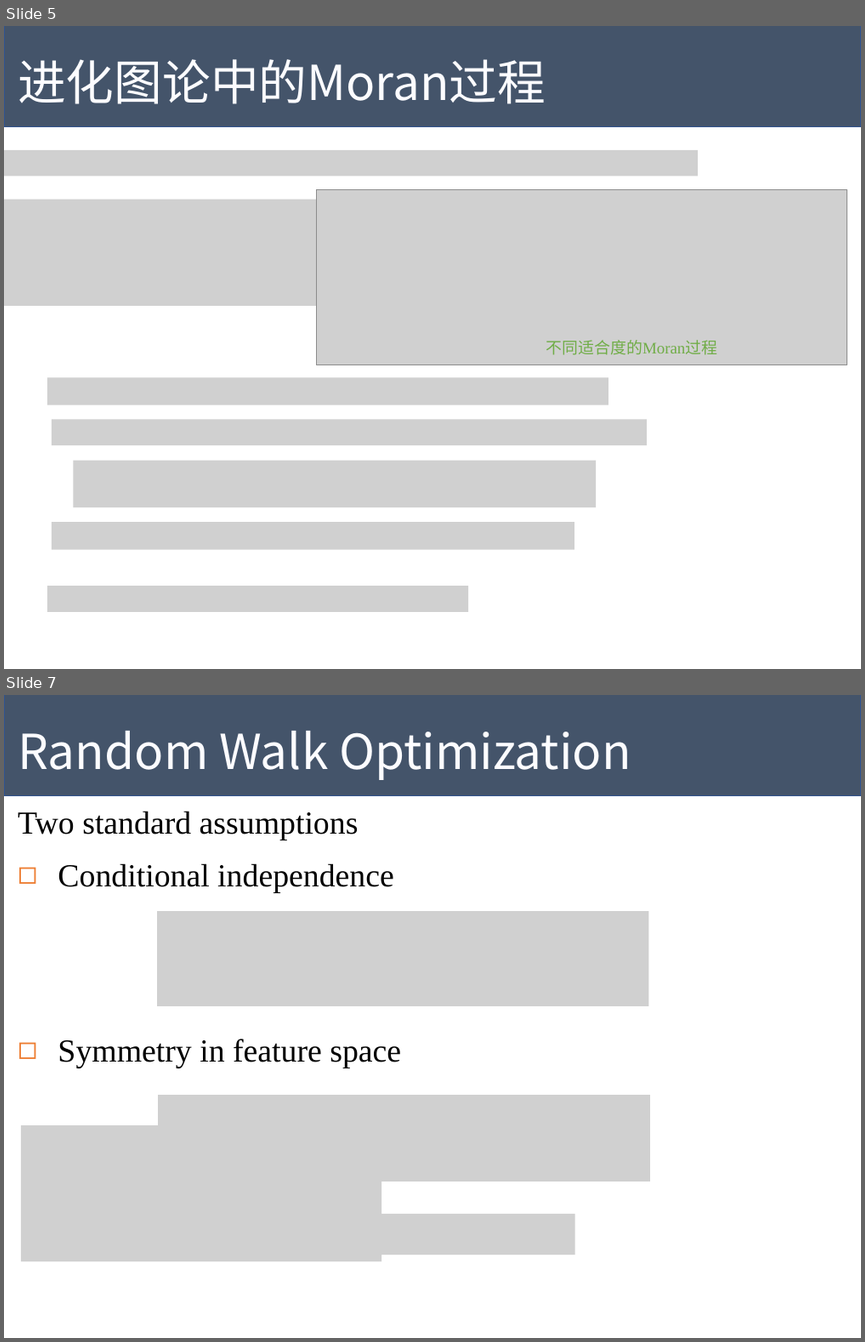
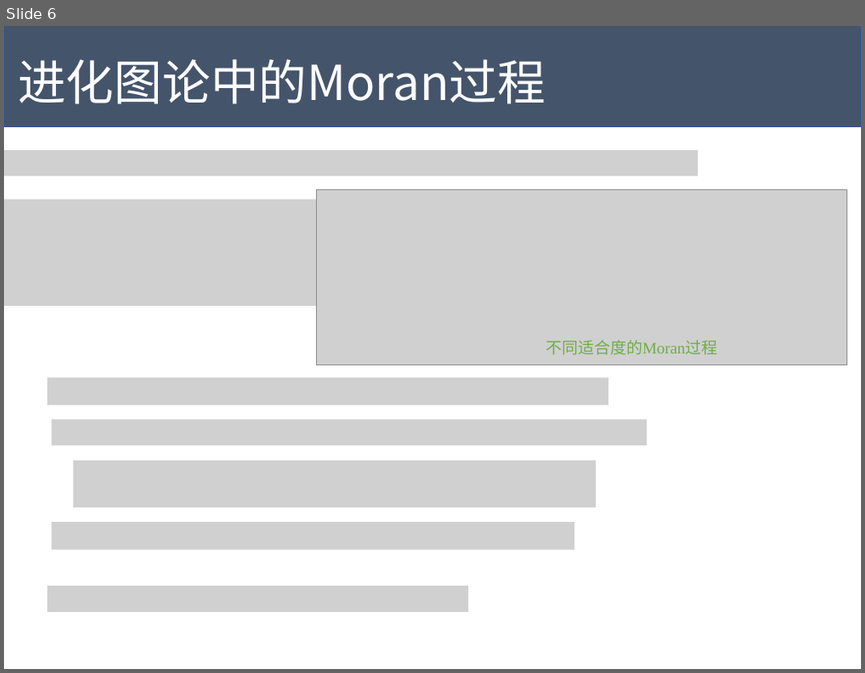
Before and after one commit to Tigerrr07/GNN-tiger, a slide deck: dynamics/pre.pptx. Shown one above the other, each under a label of ours: slides 5 and 7 before the commit, slide 6 after it; the slides between them are not shown. The pictures are 865x1342 and 865x673 pixels, drawn with LibreOffice and Linux fonts; fonts in the diff are those of the drawing; grey boxes stand for pictures. Boxes give left, top, right and bottom in pixels: in the first picture for what was removed or moved away, otherwise in the second. Text is boxed around its words. In the diff, an @@ line names an element or a change of style, - is before the commit and + after.

```diff
--- a/dynamics/pre.pptx
+++ b/dynamics/pre.pptx
@@ slide 7 removed at box(4, 695, 861, 1338), background #FFFFFF @@
@@ rectangle removed at box(4, 695, 861, 796) @@
@@ text removed at box(18, 731, 631, 780) @@
-Random Walk Optimization
@@ text removed at box(18, 811, 358, 840) @@
-Two standard assumptions
@@ text removed at box(58, 863, 394, 893) @@
-◻ Conditional independence
@@ picture removed at box(157, 911, 648, 1006) @@
@@ text removed at box(58, 1038, 401, 1068) @@
-◻ Symmetry in feature space
@@ picture removed at box(158, 1095, 651, 1181) @@
@@ picture removed at box(21, 1125, 381, 1261) @@
@@ picture removed at box(51, 1213, 574, 1255) @@
@@ what was slide 5 is now slide 6 @@
```
Also in this commit, not shown: 5 slides changed, 5 slides added, 10 other slides removed, 5 other files.
